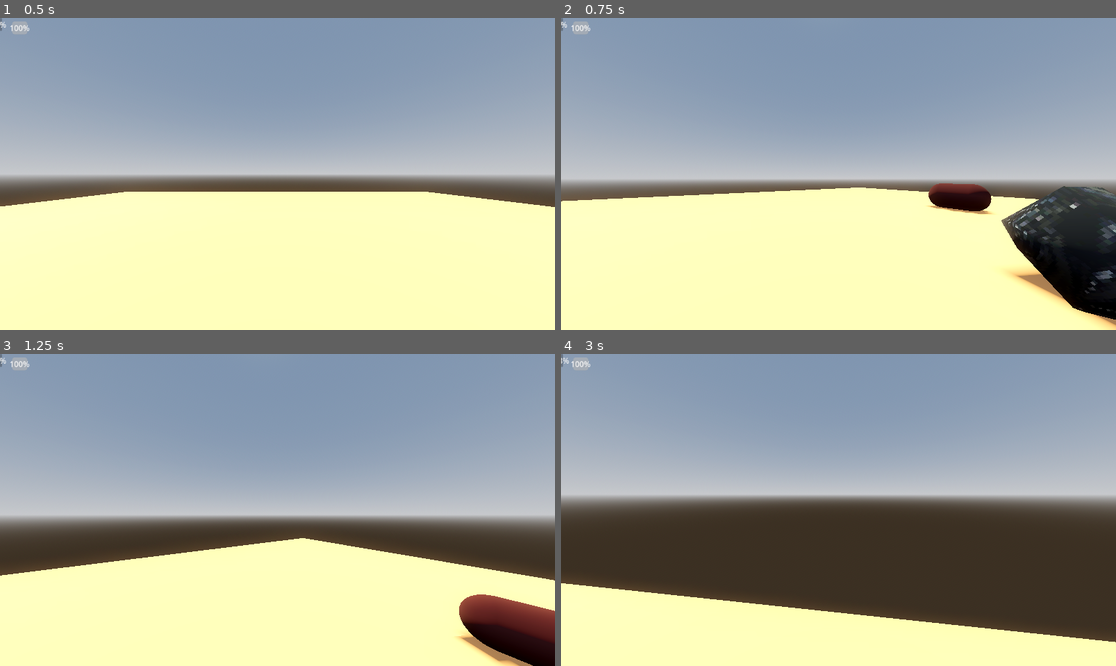
Above: before the commit, frames 1-4 (two rows, left to right).
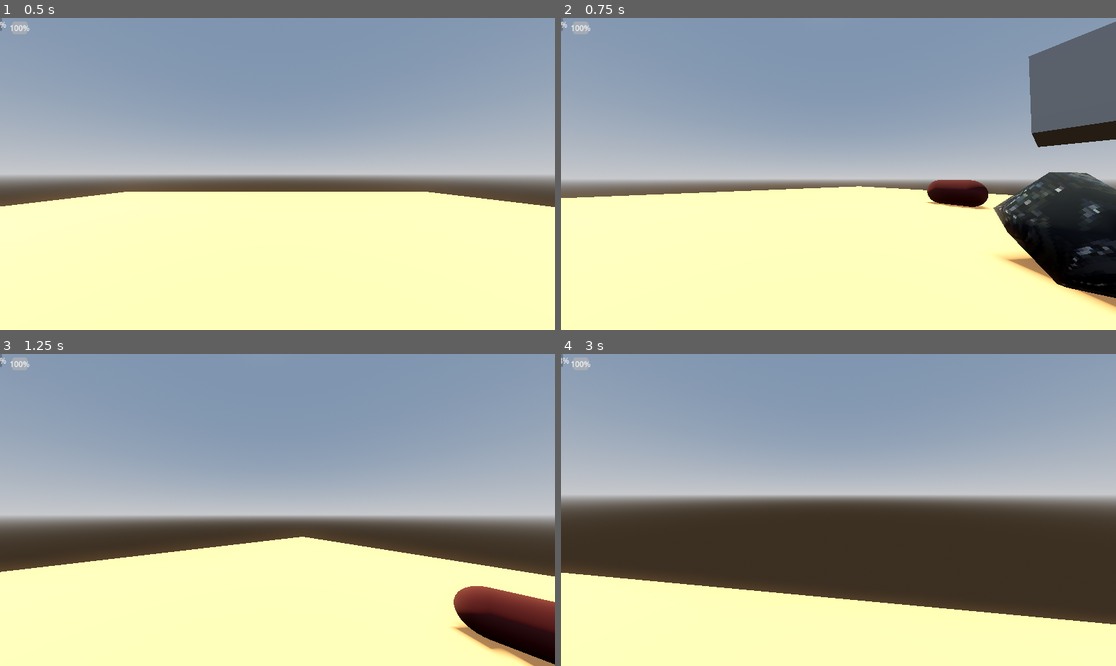
Above: after the commit, the same moments.

Repository: lungcollapser/record
Game: Godot game, scene res://scenes/world.tscn
The game is run twice, just before and just after one commit, with the same random seed, the same clock (stepped at 60 frames per second) and the same inputs.
Inputs (mouse positions are in pixels of both pictures, inside the frame that each line leads up to):
- Up to frame 1 (0.5 s): no input
- Up to frame 2 (0.75 s): tap Enter (ui_accept) at 0.5 s; move the mouse to (866, 174) at 0.52 s; hold W (forward) from 0.53 s (still down); hold Ctrl (crouch) from 0.53 s (still down)
- Up to frame 3 (1.25 s): keep holding W (forward); keep holding Ctrl (crouch); tap Enter (ui_accept) at 0.77 s
- Up to frame 4 (3 s): keep holding W (forward); move the mouse to (810, 510) at 1.27 s; release Ctrl (crouch) at 1.28 s; tap R (grind) at 1.35 s; tap Enter (ui_accept) at 1.52 s; move the mouse to (849, 503) at 2.02 s; tap E (interact) at 2.1 s; move the mouse to (832, 516) at 2.77 s; tap Shift (sprint) at 2.85 s

Frame 1 is identical in both runs. In frame 2, 10% of the frame differs, in the area x 0-100%, y 1-100%; in frame 3, 3.4%; in frame 4, 4.6%.

Commit message:
sprint obstacles :D

Diff:
--- a/scenes/player.tscn
+++ b/scenes/player.tscn
@@ -16,6 +16,7 @@
 mesh = SubResource("CapsuleMesh_d0phb")
 
 [node name="PlayerShape" type="CollisionShape3D" parent="Playerbody"]
+transform = Transform3D(0.895, 0, 0, 0, 0.895, 0, 0, 0, 0.895, 0, 0, 0)
 shape = SubResource("CapsuleShape3D_dd3nb")
 
 [node name="Head" type="Node3D" parent="Playerbody"]
@@ -24,7 +25,7 @@
 fov = 90.0
 
 [node name="Hold" type="Node3D" parent="Playerbody/Head/Camera3D"]
-transform = Transform3D(1, 0, 0, 0, 1, 0, 0, 0, 1, 0, 0.272572, -1.74557)
+transform = Transform3D(1, 0, 0, 0, 1, 0, 0, 0, 1, 0, 0.146398, -1.74557)
 
 [node name="Pickup" type="RayCast3D" parent="Playerbody/Head/Camera3D"]
 transform = Transform3D(1, 0, 0, 0, 1, 0, 0, 0, 1, 0, 0.0343571, 0)
--- a/scenes/world.tscn
+++ b/scenes/world.tscn
@@ -63,7 +63,7 @@
 size = Vector3(2.02, 2.125, 3.155)
 
 [node name="CSGBox3D6" type="CSGBox3D" parent="."]
-transform = Transform3D(-4.37114e-08, 0, 1, 0, 1, 0, -1, 0, -4.37114e-08, 8.69217, 3.61471, 3.01218)
+transform = Transform3D(-4.37114e-08, 0, 1, 0, 1, 0, -1, 0, -4.37114e-08, 8.69217, 3.61471, 0.235675)
 use_collision = true
 size = Vector3(2.02, 2.125, 3.155)
 
--- a/scripts/playerbody.gd
+++ b/scripts/playerbody.gd
@@ -112,9 +112,10 @@
 		StaminaBar.value = max_endurance
 		print(max_endurance)
 	if max_endurance < 100:
-		await get_tree().create_timer(5)
+		max_endurance += 0.05
+		print(max_endurance)
+	if max_endurance < 100 and not input_dir:
 		max_endurance += 0.1
-		print(max_endurance)
 
 # Head Bob
 
